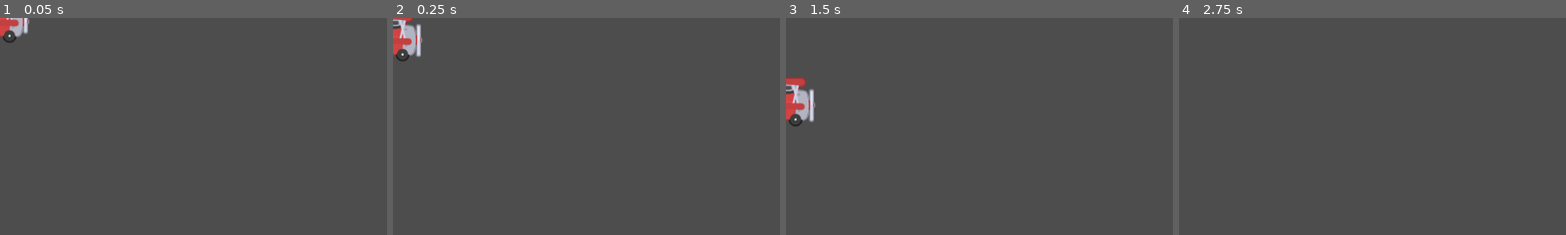
Above: before the commit, frames 1-4 (left to right).
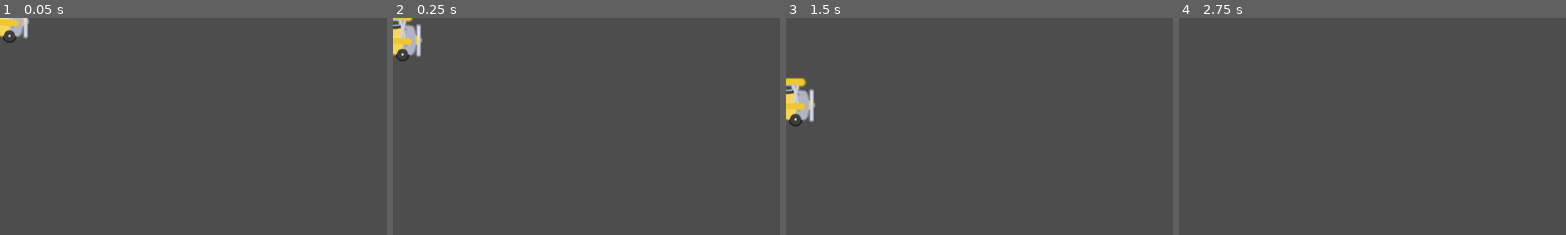
Above: after the commit, the same moments.

Repository: SnabbKneht/Tappy-Plane
Game: Godot game, scene res://scenes/plane.tscn
Same seed, same stepped clock (60 frames per second), same inputs: the game is played once before the commit and once after it. Before the commit the project has no main scene; this scene is started directly in both runs.
Inputs (mouse positions are % of the whole screen's width and height, from its top left):
- Up to frame 1 (0.05 s): no input
- Up to frame 2 (0.25 s): no input
- Up to frame 3 (1.5 s): move the mouse to (72, 45) at 0.52 s; click (72, 45) at 0.6 s; move the mouse to (30, 55) at 1.27 s; click (30, 55) at 1.35 s
- Up to frame 4 (2.75 s): move the mouse to (60, 28) at 2.02 s; click (60, 28) at 2.1 s
The pictures show only the part of the screen within x 0-50%, y 0-50%; the shares and areas given below are measured in that part.

The runs differ from the first frame. In frame 1, 0.3% of the frame differs, in the area x 0-8%, y 0-10%; in frame 2, 0.4%; in frame 3, 0.6%, in the area x 0-8%, y 27-48%; in frame 4, nothing differs.

Commit message:
Add plane color variants

Diff:
--- a/project.godot
+++ b/project.godot
@@ -11,6 +11,7 @@
 [application]
 
 config/name="Tappy Plane"
+run/main_scene="res://scenes/main.tscn"
 config/features=PackedStringArray("4.2", "Mobile")
 config/icon="res://icon.svg"
 
--- a/scenes/plane.tscn
+++ b/scenes/plane.tscn
@@ -1,12 +1,55 @@
-[gd_scene load_steps=7 format=3 uid="uid://do5v4t434g2rs"]
+[gd_scene load_steps=16 format=3 uid="uid://do5v4t434g2rs"]
 
 [ext_resource type="Script" path="res://scripts/plane.gd" id="1_2kvpd"]
 [ext_resource type="Texture2D" uid="uid://by3es8j677rvy" path="res://sprites/Planes/planeRed1.png" id="1_y6gk3"]
 [ext_resource type="Texture2D" uid="uid://7fgk037eafg1" path="res://sprites/Planes/planeRed2.png" id="2_i7x57"]
+[ext_resource type="Texture2D" uid="uid://bw8w0svqqkh3c" path="res://sprites/Planes/planeBlue1.png" id="2_r6srq"]
 [ext_resource type="Texture2D" uid="uid://bkxtl4kky0fwo" path="res://sprites/Planes/planeRed3.png" id="3_kiva1"]
+[ext_resource type="Texture2D" uid="uid://cihqge27fjp1x" path="res://sprites/Planes/planeBlue2.png" id="3_nlp1i"]
+[ext_resource type="Texture2D" uid="uid://bmuc22i512i37" path="res://sprites/Planes/planeBlue3.png" id="4_1jerk"]
+[ext_resource type="Texture2D" uid="uid://cpdifhxhxeic7" path="res://sprites/Planes/planeGreen1.png" id="5_gwroy"]
+[ext_resource type="Texture2D" uid="uid://c78omcu4n0b0k" path="res://sprites/Planes/planeGreen2.png" id="6_b5ut7"]
+[ext_resource type="Texture2D" uid="uid://70ehfr1wehvy" path="res://sprites/Planes/planeGreen3.png" id="7_6pujd"]
+[ext_resource type="Texture2D" uid="uid://c6r51e7wjnos0" path="res://sprites/Planes/planeYellow1.png" id="11_rr00r"]
+[ext_resource type="Texture2D" uid="uid://cpq0rfis7l0co" path="res://sprites/Planes/planeYellow2.png" id="12_t3pch"]
+[ext_resource type="Texture2D" uid="uid://xgm2kcmjfw2u" path="res://sprites/Planes/planeYellow3.png" id="13_sstuu"]
 
 [sub_resource type="SpriteFrames" id="SpriteFrames_itai8"]
 animations = [{
+"frames": [{
+"duration": 1.0,
+"texture": ExtResource("2_r6srq")
+}, {
+"duration": 1.0,
+"texture": ExtResource("3_nlp1i")
+}, {
+"duration": 1.0,
+"texture": ExtResource("4_1jerk")
+}, {
+"duration": 1.0,
+"texture": ExtResource("3_nlp1i")
+}],
+"loop": true,
+"name": &"blue",
+"speed": 16.0
+}, {
+"frames": [{
+"duration": 1.0,
+"texture": ExtResource("5_gwroy")
+}, {
+"duration": 1.0,
+"texture": ExtResource("6_b5ut7")
+}, {
+"duration": 1.0,
+"texture": ExtResource("7_6pujd")
+}, {
+"duration": 1.0,
+"texture": ExtResource("6_b5ut7")
+}],
+"loop": true,
+"name": &"green",
+"speed": 16.0
+}, {
 "frames": [{
 "duration": 1.0,
 "texture": ExtResource("1_y6gk3")
@@ -21,7 +64,24 @@
 "texture": ExtResource("2_i7x57")
 }],
 "loop": true,
-"name": &"default",
+"name": &"red",
+"speed": 16.0
+}, {
+"frames": [{
+"duration": 1.0,
+"texture": ExtResource("11_rr00r")
+}, {
+"duration": 1.0,
+"texture": ExtResource("12_t3pch")
+}, {
+"duration": 1.0,
+"texture": ExtResource("13_sstuu")
+}, {
+"duration": 1.0,
+"texture": ExtResource("12_t3pch")
+}],
+"loop": true,
+"name": &"yellow",
 "speed": 16.0
 }]
 
@@ -34,8 +94,7 @@
 
 [node name="AnimatedSprite2D" type="AnimatedSprite2D" parent="."]
 sprite_frames = SubResource("SpriteFrames_itai8")
-autoplay = "default"
-frame_progress = 0.899037
+animation = &"blue"
 
 [node name="CollisionShape2D" type="CollisionShape2D" parent="."]
 shape = SubResource("CircleShape2D_g17qt")
--- a/scripts/plane.gd
+++ b/scripts/plane.gd
@@ -1,9 +1,17 @@
 extends RigidBody2D
+
+
+@onready var animated_sprite = $AnimatedSprite2D
 
 
 @export var force: float
 
 
+func _ready():
+	var color_variants = animated_sprite.sprite_frames.get_animation_names()
+	animated_sprite.play(Array(color_variants).pick_random())
+
+
 func _process(_delta):
 	if Input.is_action_just_pressed("Tap"):
 		apply_impulse(Vector2.UP * force)
